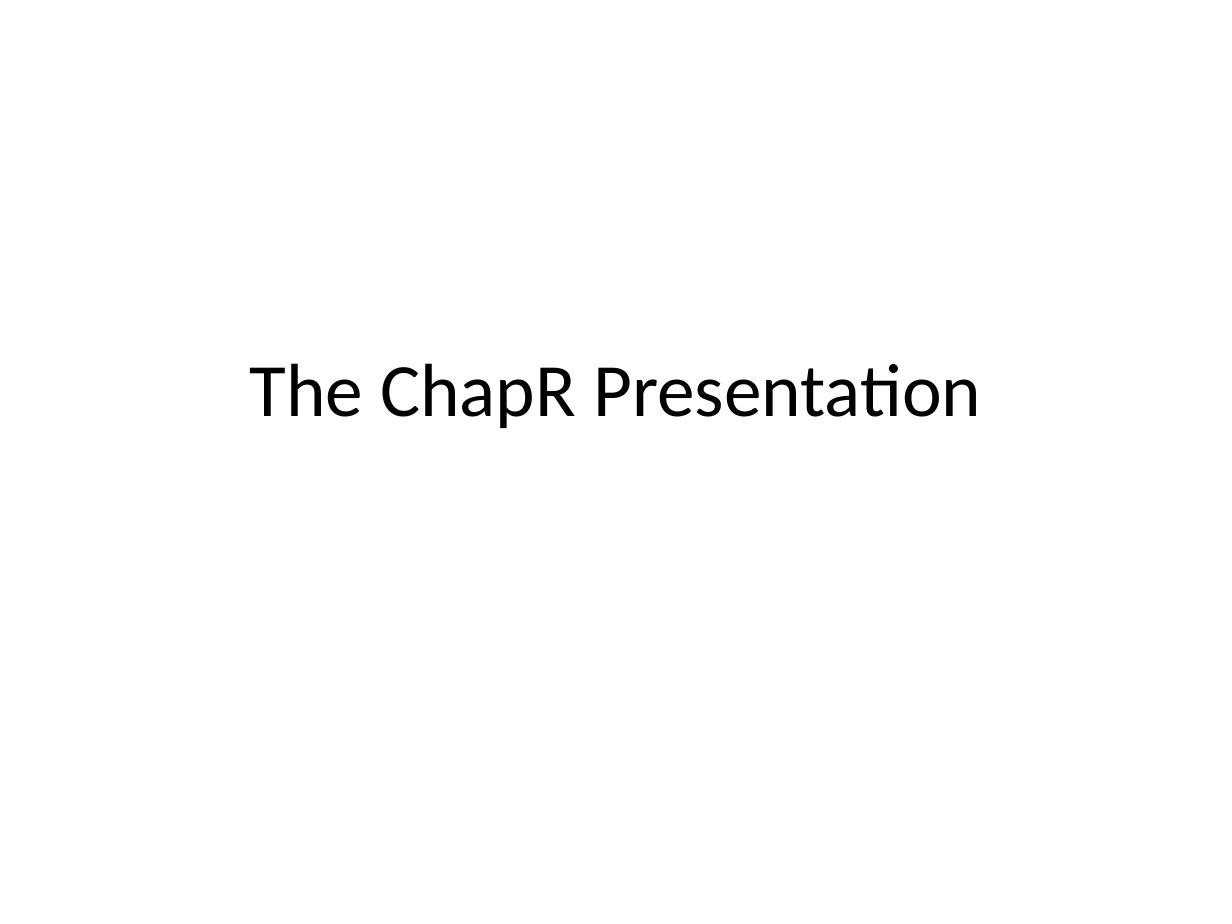
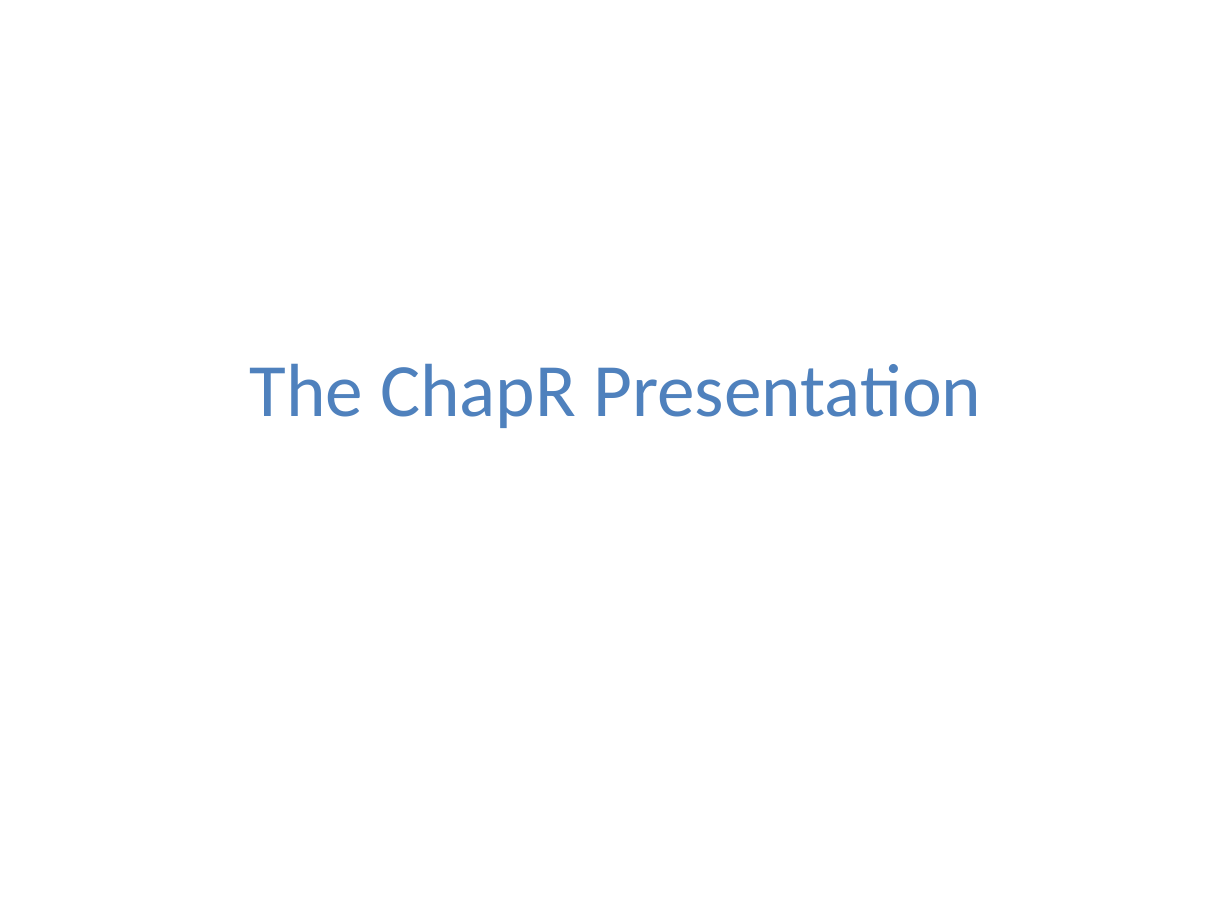
Before and after one commit to ChapResearch/ChapR, a slide deck: slide 1 of ChaprSVN/WESTA Presentation.pptx. Drawn at 1232x924 pixels with LibreOffice and Linux fonts; fonts in the diff are those of the drawing. Boxes give left, top, right and bottom in pixels: in the first picture for what was removed or moved away, otherwise in the second. Text is boxed around its words. In the diff, an @@ line names an element or a change of style, - is before the commit and + after.

```diff
--- a/ChaprSVN/WESTA Presentation.pptx
+++ b/ChaprSVN/WESTA Presentation.pptx
@@ title "The ChapR Presentation" at (x1=250, y1=363, x2=981, y2=428): text colour #000000 to #4F81BD @@
```
Also in this commit, not shown: 4 other slides changed, 6 slides added, 10 other files.
